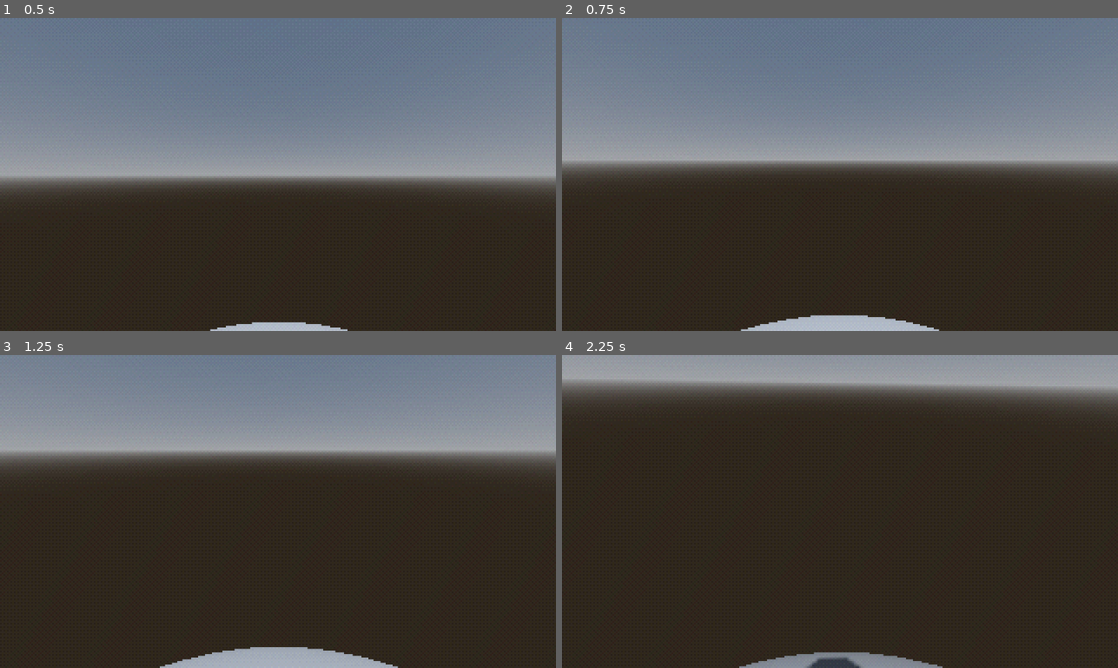
Above: before the commit, frames 1-4 (two rows, left to right).
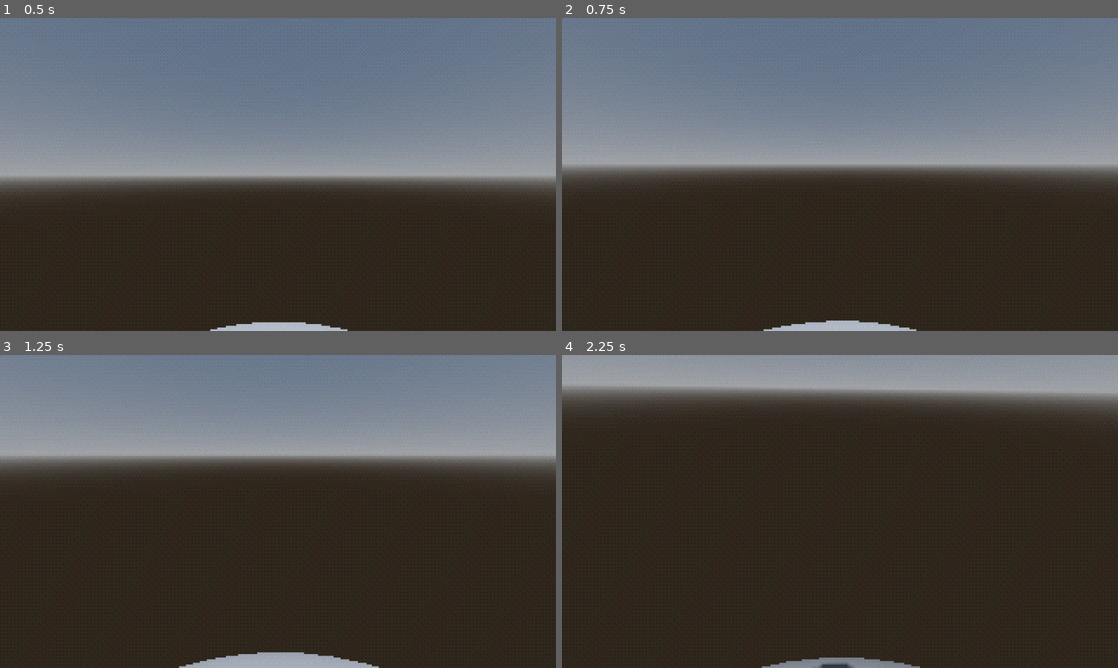
Above: after the commit, the same moments.

Repository: cellos51/panathalium
Game: Godot game, scene res://scenes/game/game.tscn
Same seed, same stepped clock (60 frames per second), same inputs: the game is played once before the commit and once after it.
Inputs (mouse positions are in pixels of both pictures, inside the frame that each line leads up to):
- Up to frame 1 (0.5 s): no input
- Up to frame 2 (0.75 s): move the mouse to (867, 174) at 0.52 s; hold W (move_forward) from 0.53 s (still down); hold Shift (sprint) from 0.53 s (still down)
- Up to frame 3 (1.25 s): keep holding W (move_forward); keep holding Shift (sprint)
- Up to frame 4 (2.25 s): keep holding W (move_forward); move the mouse to (812, 511) at 1.27 s; release Shift (sprint) at 1.28 s; tap Shift (sprint) at 1.35 s; move the mouse to (851, 505) at 2.02 s; hold Shift (sprint) from 2.03 s (still down)

Frame 1 is identical in both runs. In frame 2, 3.1% of the frame differs, in the area x 0-100%, y 45-100%; in frame 3, 3.6%; in frame 4, 4.4%, in the area x 0-100%, y 8-100%.

Commit message:
delta shit

Diff:
--- a/objects/player/player.gd
+++ b/objects/player/player.gd
@@ -46,7 +46,7 @@
 
 		gravity = Vector3(0, 0, 0) - transform.origin
 
-		alignedTransform.basis = alignedTransform.basis.orthonormalized().slerp(alignY(alignedTransform, getGravityUP()).basis, 1)
+		alignedTransform.basis = alignedTransform.basis.orthonormalized().slerp(alignY(alignedTransform, getGravityUP()).basis, delta * 16)
 		rotation = alignedTransform.basis.get_euler()
 		rotate_object_local(Vector3(0,1,0), deg_to_rad(mouse.x))
 
